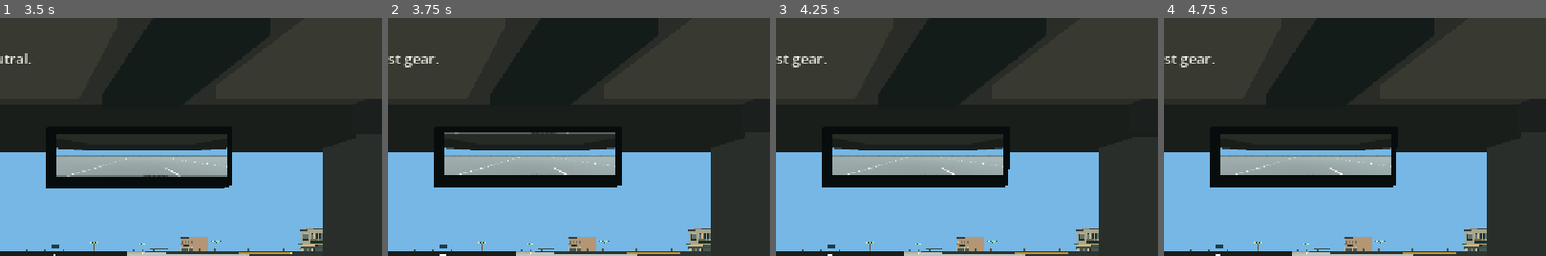
Above: before the commit, frames 1-4 (left to right).
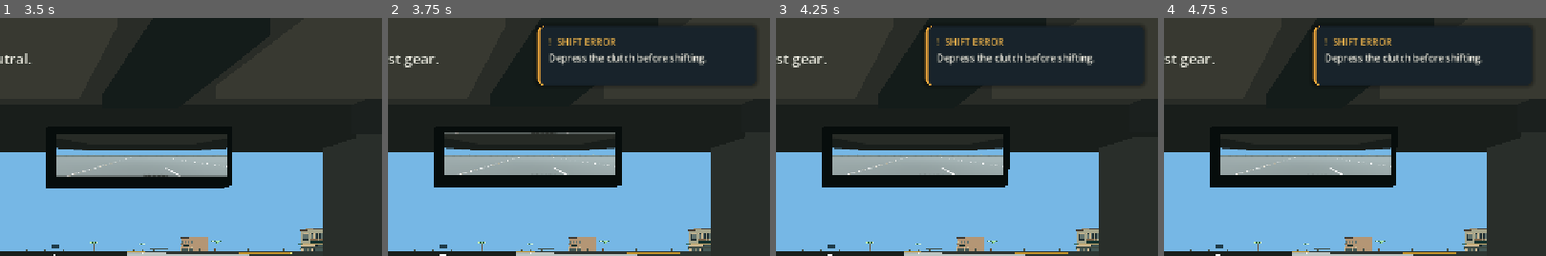
Above: after the commit, the same moments.

Repository: IamDalemark/maniubra-prototype
Game: Godot game, scene res://scenes/app.tscn
The game is run twice, just before and just after one commit, with the same random seed, the same clock (stepped at 60 frames per second) and the same inputs. Sound files missing from this copy of the repository are replaced by a short silence.
Inputs (mouse positions are % of the whole screen's width and height, from its top left):
- Up to frame 1 (3.5 s): click "Courses" at 0.5 s; click (26, 35) at 1.27 s; click (26, 34) at 2 s; click "Start lesson" at 2.75 s
- Up to frame 2 (3.75 s): tap H (drive_ignition) at 3.5 s; move the mouse to (55, 50) at 3.52 s; hold E (drive_gear_up) from 3.53 s (still down); hold C (drive_clutch) from 3.53 s (still down); click (55, 50) at 3.67 s
- Up to frame 3 (4.25 s): keep holding E (drive_gear_up); keep holding C (drive_clutch)
- Up to frame 4 (4.75 s): keep holding E (drive_gear_up); move the mouse to (45, 50) at 4.27 s; release C (drive_clutch) at 4.28 s; tap H (drive_ignition) at 4.35 s; click (45, 50) at 4.42 s
The pictures show only the part of the screen within x 50-100%, y 1-51%; the shares and areas given below are measured in that part.

Frame 1 is identical in both runs. In frame 2, 8.6% of the frame differs, in the area x 38-97%, y 3-29%; in frame 3, 8.6%; in frame 4, 8.6%.

Commit message:
Show corrective error toasts during driving

Diff:
--- a/scripts/primary_controls.gd
+++ b/scripts/primary_controls.gd
@@ -26,6 +26,10 @@
 var _hud: Label
 var _prompt: Label
 var _feedback: Label
+var _toast_panel: PanelContainer
+var _toast_title: Label
+var _toast_detail: Label
+var _toast_remaining := 0.0
 var _pause_panel: PanelContainer
 var _pause_center: CenterContainer
 var _started := false
@@ -60,6 +64,7 @@
 	_elapsed = 0.0
 	_events.clear()
 	_last_notice = ""
+	_hide_error_toast()
 	_start_z = sedan.global_position.z
 	_steer_x = sedan.global_position.x
 	_reverse_z = sedan.global_position.z
@@ -104,6 +109,15 @@
 	_update_ui()
 
 
+func _process(delta: float) -> void:
+	if not _started or _paused or _toast_remaining <= 0.0:
+		return
+	_toast_remaining = maxf(_toast_remaining - delta, 0.0)
+	_toast_panel.modulate.a = minf(_toast_remaining / 0.35, 1.0)
+	if _toast_remaining == 0.0:
+		_toast_panel.visible = false
+
+
 func _input(event: InputEvent) -> void:
 	if not _started:
 		return
@@ -128,6 +142,7 @@
 		return
 	_events.append({"type": "shift_rejected", "elapsed_seconds": snappedf(_elapsed, 0.01), "detail": "Gear change attempted without depressing the clutch."})
 	_last_notice = "Depress the clutch before shifting."
+	_show_error_toast("SHIFT ERROR", _last_notice)
 
 
 func _on_engine_state_changed(running: bool, stalled: bool) -> void:
@@ -137,6 +152,10 @@
 	var detail := "Engine stalled. Hold C and press H to restart." if stalled else ("Engine started." if running else "Engine switched off with H.")
 	_events.append({"type": event_type, "elapsed_seconds": snappedf(_elapsed, 0.01), "detail": detail})
 	_last_notice = detail
+	if stalled:
+		_show_error_toast("ENGINE STALLED", detail)
+	elif running:
+		_hide_error_toast()
 
 
 func _on_ignition_rejected() -> void:
@@ -145,6 +164,21 @@
 	var detail := "Hold C or select neutral before starting the engine."
 	_events.append({"type": "ignition_rejected", "elapsed_seconds": snappedf(_elapsed, 0.01), "detail": detail})
 	_last_notice = detail
+	_show_error_toast("START BLOCKED", detail)
+
+
+func _show_error_toast(title: String, detail: String) -> void:
+	_toast_title.text = "!  " + title
+	_toast_detail.text = detail
+	_toast_remaining = 4.5
+	_toast_panel.modulate.a = 1.0
+	_toast_panel.visible = true
+
+
+func _hide_error_toast() -> void:
+	_toast_remaining = 0.0
+	if _toast_panel != null:
+		_toast_panel.visible = false
 
 
 func _finish() -> void:
@@ -445,6 +479,7 @@
 	var hint := _label(15, Color("f2e5c7"))
 	hint.text = "H engine  W throttle  S brake  A/D steer  C clutch  E/Q gears  Space handbrake  R restart  Esc pause  Mouse look"
 	layout.add_child(hint)
+	_build_error_toast(layer)
 	_pause_center = CenterContainer.new()
 	_pause_center.set_anchors_and_offsets_preset(Control.PRESET_FULL_RECT)
 	_pause_center.visible = false
@@ -473,6 +508,39 @@
 	buttons.add_child(exit_button)
 
 
+func _build_error_toast(layer: CanvasLayer) -> void:
+	_toast_panel = PanelContainer.new()
+	_toast_panel.name = "ErrorToast"
+	_toast_panel.anchor_left = 1.0
+	_toast_panel.anchor_right = 1.0
+	_toast_panel.offset_left = -390.0
+	_toast_panel.offset_right = -24.0
+	_toast_panel.offset_top = 24.0
+	_toast_panel.offset_bottom = 122.0
+	_toast_panel.mouse_filter = Control.MOUSE_FILTER_IGNORE
+	_toast_panel.visible = false
+	var style := StyleBoxFlat.new()
+	style.bg_color = Color("18232b")
+	style.border_width_left = 5
+	style.border_color = Color("f2a93b")
+	style.set_corner_radius_all(8)
+	style.shadow_color = Color(0, 0, 0, 0.35)
+	style.shadow_size = 8
+	_toast_panel.add_theme_stylebox_override("panel", style)
+	layer.add_child(_toast_panel)
+	var padding := MarginContainer.new()
+	for edge in ["left", "right", "top", "bottom"]:
+		padding.add_theme_constant_override("margin_" + edge, 14)
+	_toast_panel.add_child(padding)
+	var content := VBoxContainer.new()
+	content.add_theme_constant_override("separation", 4)
+	padding.add_child(content)
+	_toast_title = _label(16, Color("f2b64e"))
+	content.add_child(_toast_title)
+	_toast_detail = _label(16, Color("f8f4e9"))
+	content.add_child(_toast_detail)
+
+
 func _label(size: int, color: Color) -> Label:
 	var label := Label.new()
 	label.add_theme_font_size_override("font_size", size)
--- a/tests/primary_controls_flow.gd
+++ b/tests/primary_controls_flow.gd
@@ -49,6 +49,11 @@
 	assert(not car.gearbox.engine_running and not car._engine_audio.playing)
 	await shift("drive_ignition")
 	assert(car.gearbox.engine_running and car._engine_audio.playing)
+	await shift("drive_gear_up")
+	assert(session._toast_panel.visible and session._toast_title.text.contains("SHIFT ERROR"))
+	assert(session._toast_detail.text.contains("clutch"))
+	session._process(4.5)
+	assert(not session._toast_panel.visible)
 	var capture_warp := InputEventMouseMotion.new()
 	capture_warp.relative = Vector2(1000, 1000)
 	car._input(capture_warp)
@@ -71,12 +76,15 @@
 	await frames(36)
 	assert(car.gearbox.engine_stalled and not car._engine_audio.playing)
 	assert(car.gearbox.engine_rpm == 0.0 and car.engine_force == 0.0)
+	assert(session._toast_panel.visible and session._toast_title.text.contains("ENGINE STALLED"))
 	await shift("drive_ignition")
 	assert(not car.gearbox.engine_running)
+	assert(session._toast_panel.visible and session._toast_title.text.contains("START BLOCKED"))
 	Input.action_press("drive_clutch")
 	await frames(18)
 	await shift("drive_ignition")
 	assert(car.gearbox.engine_running and car._engine_audio.playing)
+	assert(not session._toast_panel.visible)
 	Input.action_release("drive_clutch")
 	Input.action_press("drive_throttle")
 	assert(await reach_step(session, 3, 720))
Binary file added: docs/screenshots/error_toast.png
Not shown, added: docs/screenshots/error_toast.png.import
Not shown, changed: README.md
Not shown, changed: assets/ASSET_REGISTER.md
Not shown, changed: docs/AGENT_IMPLEMENTATION.md
Not shown, changed: docs/ARCHITECTURE.md
